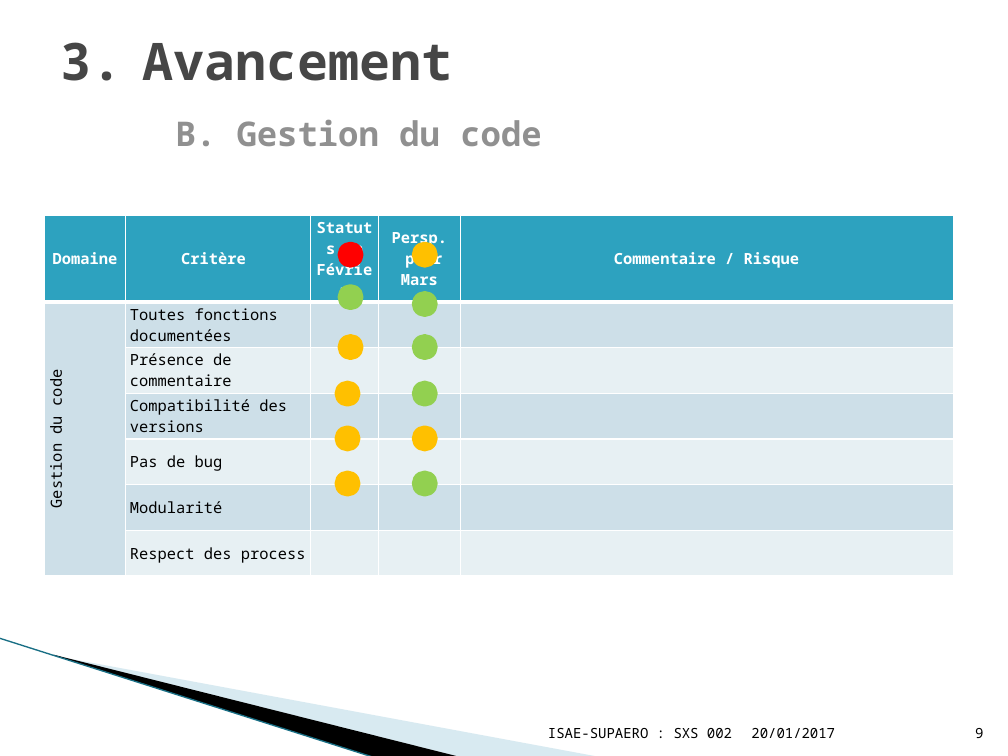
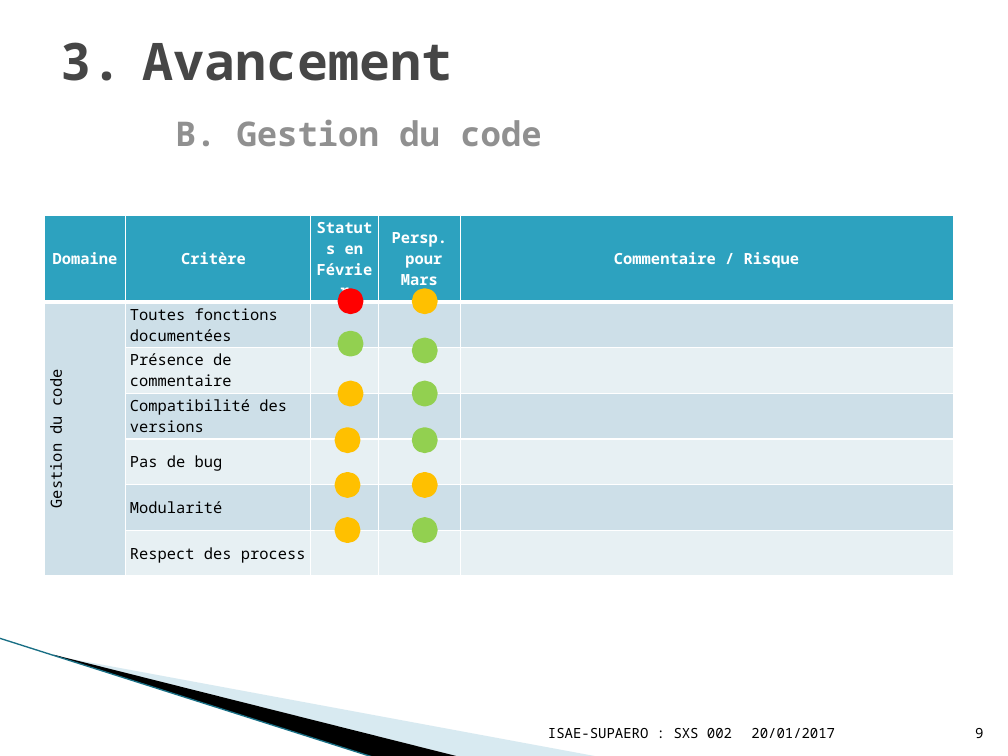
Before and after one commit to YuanxiangFranck/PIE_ISAE_Essais_Vol, a slide deck: slide 9 of gestion_projet/Project_Review03022017.pptx. Drawn at 1008x756 pixels with LibreOffice and Linux fonts; fonts in the diff are those of the drawing; background and template pictures are left out. Boxes give left, top, right and bottom in pixels: in the first picture for what was removed or moved away, otherwise in the second. Text is boxed around its words. In the diff, an @@ line names an element or a change of style, - is before the commit and + after.

```diff
--- a/gestion_projet/Project_Review03022017.pptx
+++ b/gestion_projet/Project_Review03022017.pptx
@@ 10 ellipses: place and size @@
-10 ellipses at (338, 245, 435, 494)
+10 ellipses at (338, 291, 435, 540)
@@ ellipse: place and size @@
-ellipse at (415, 337, 435, 357)
+ellipse at (415, 430, 435, 451)
```
Also in this commit, not shown: 4 other slides changed, 5 slides added.
